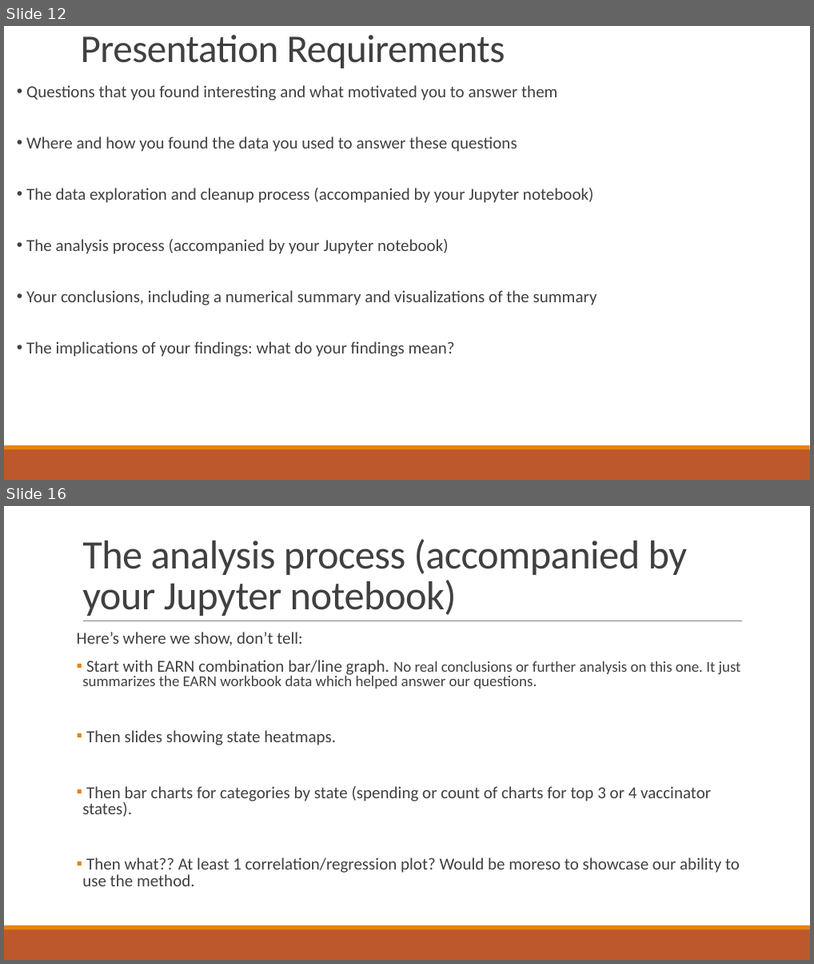
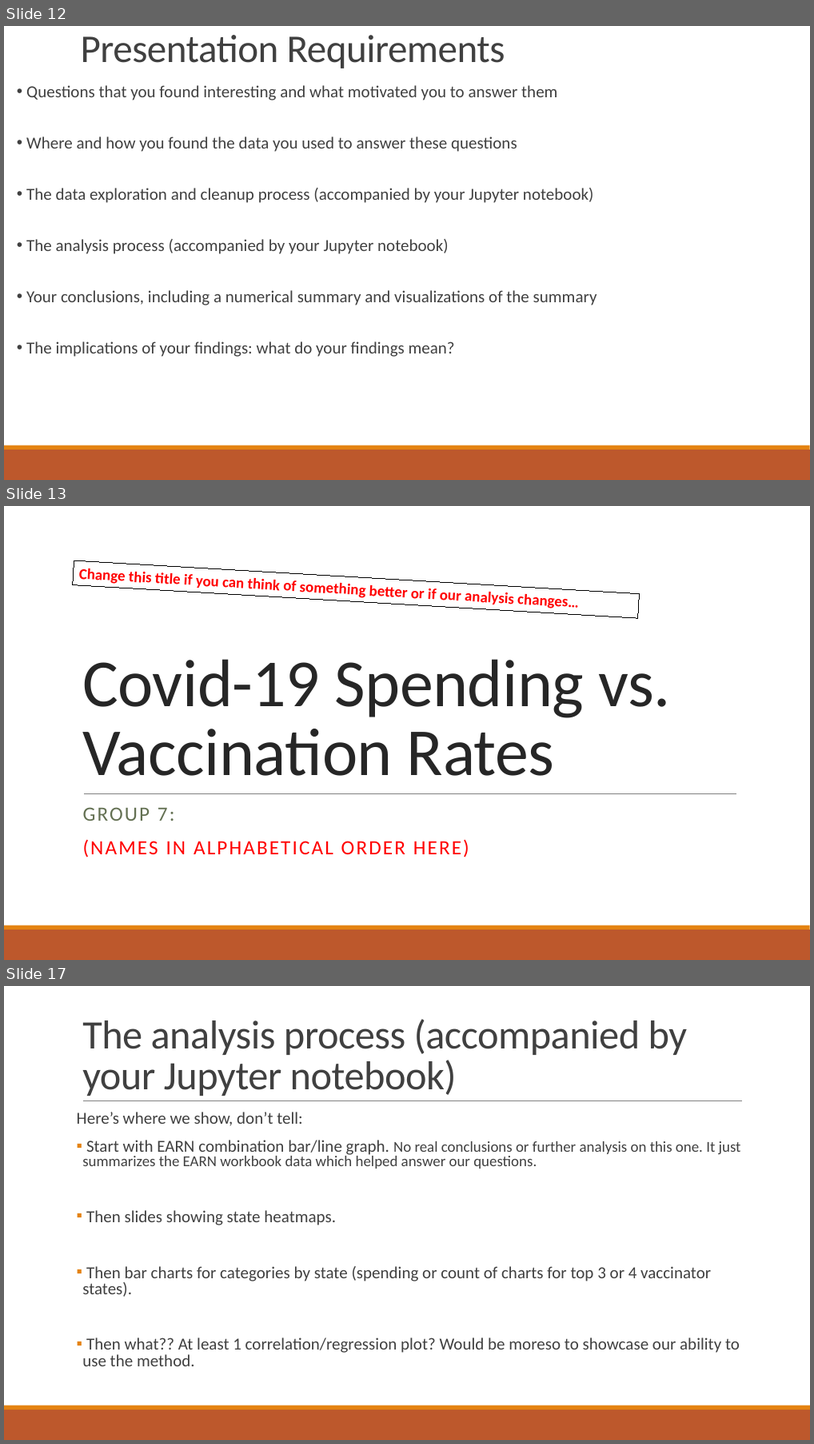
Before and after one commit to Evdawg/Project_1_Covid_Data, a slide deck: Project notes.pptx. Shown one above the other, each under a label of ours: slides 12 and 16 before the commit, slides 12, 13 and 17 after it; the slides between them are not shown. The pictures are 814x964 and 814x1444 pixels, drawn with LibreOffice and Linux fonts; fonts in the diff are those of the drawing. Boxes give left, top, right and bottom in pixels: in the first picture for what was removed or moved away, otherwise in the second. Text is boxed around its words. In the diff, an @@ line names an element or a change of style, - is before the commit and + after.

```diff
--- a/Project notes.pptx
+++ b/Project notes.pptx
@@ slide 13 added at [4,506,810,960], background #FFFFFF; not listed: 2 template elements that a slide beside it also shows @@
@@ rectangle added at [73,560,640,618], fill #FFFFFF, outline #000000 0.75 pt, 18 pt, text #FF0000, bold @@
+Change this title if you can think of something better or if our analysis changes…
@@ title added at [82,659,671,776], 80 pt, text #262626 @@
+Covid-19 Spending vs. Vaccination Rates
@@ line added from (84, 793) to (738, 793), #808080 0.5 pt @@
@@ subtitle added at [83,807,470,857], 24 pt, text #FF0000 @@
+GROUP 7:
+(NAMES IN ALPHABETICAL ORDER HERE)
@@ what was slide 16 is now slide 17 @@
```
Also in this commit, not shown: 3 slides changed.
